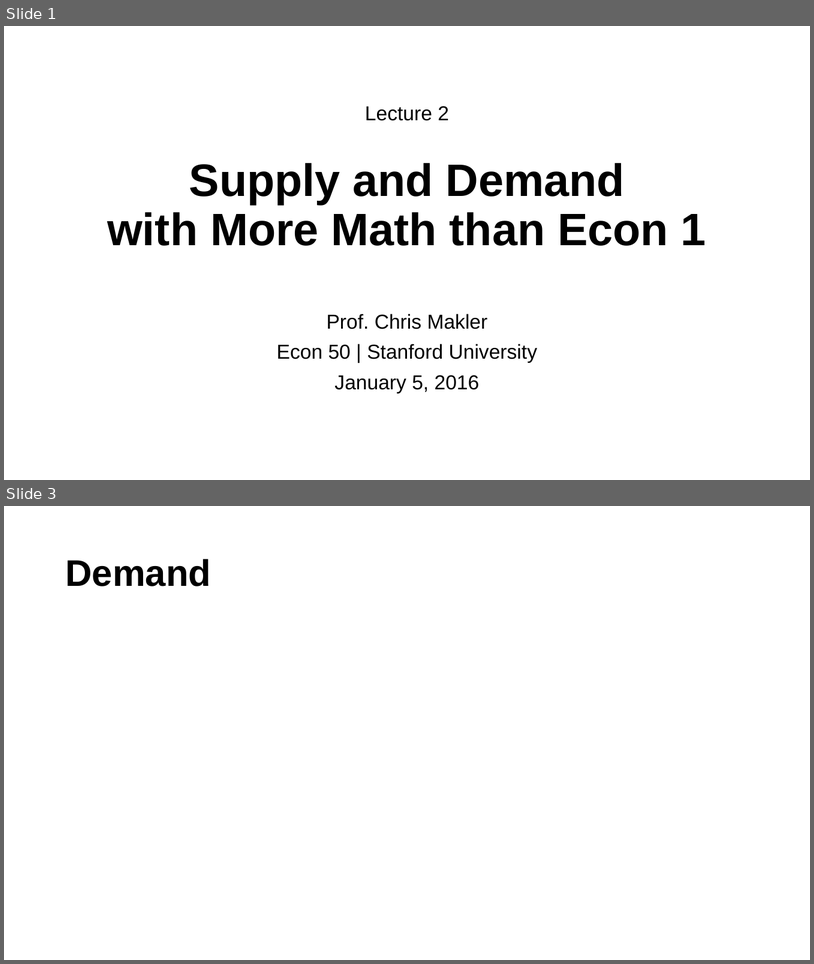
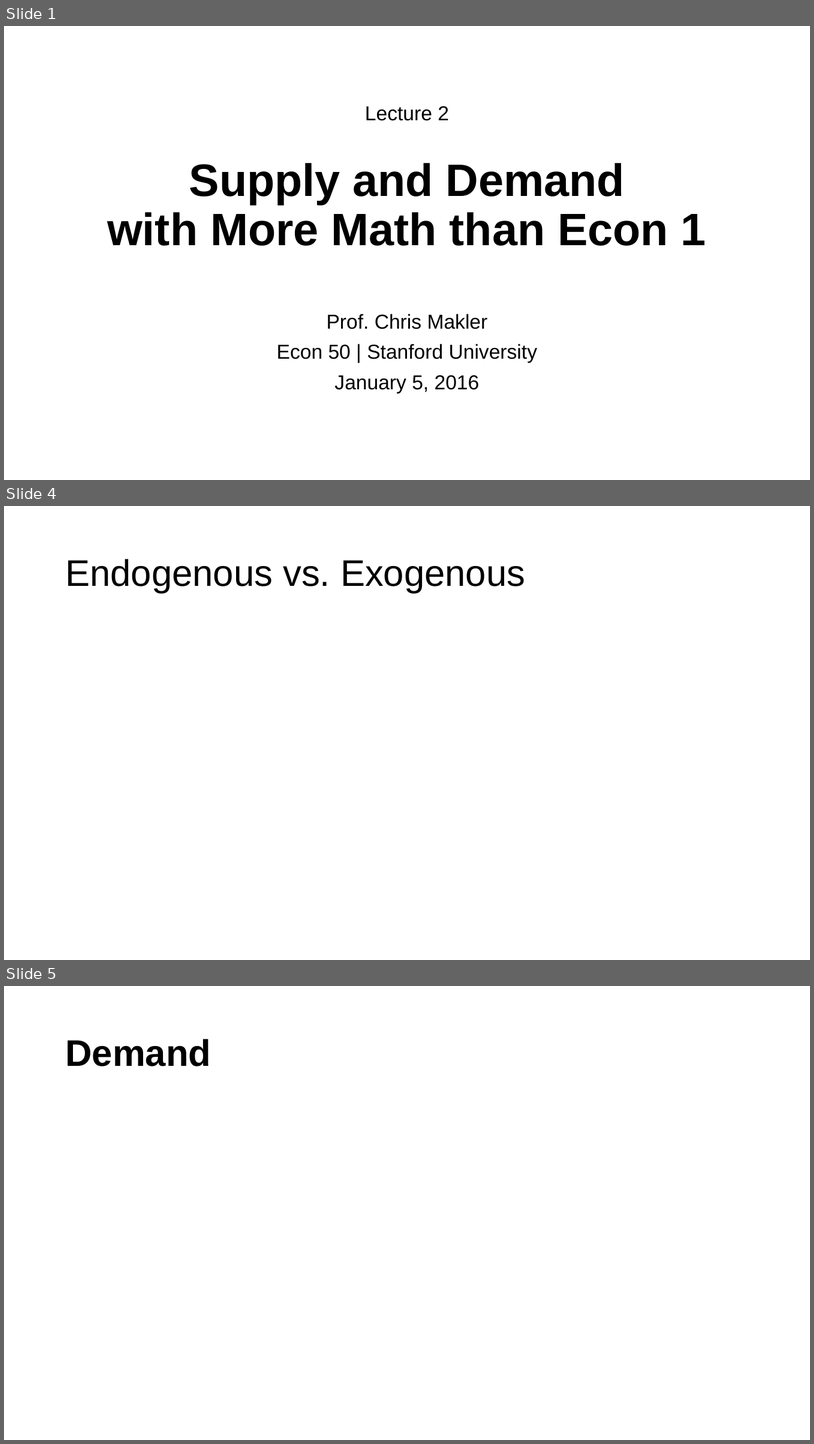
Before and after one commit to zllovesuki/econgraphs, a slide deck: templates/courses/stanford/W16-ECON-50/lecture2/lecture2.pptx. Shown one above the other, each under a label of ours: slides 1 and 3 before the commit, slides 1, 4 and 5 after it; the slides between them are not shown. The pictures are 814x964 and 814x1444 pixels, drawn with LibreOffice and Linux fonts; fonts in the diff are those of the drawing; grey boxes stand for pictures. Boxes give left, top, right and bottom in pixels: in the first picture for what was removed or moved away, otherwise in the second. Text is boxed around its words. In the diff, an @@ line names an element or a change of style, - is before the commit and + after.

```diff
--- a/templates/courses/stanford/W16-ECON-50/lecture2/lecture2.pptx
+++ b/templates/courses/stanford/W16-ECON-50/lecture2/lecture2.pptx
@@ slide 4 added at bbox=[4, 506, 810, 960], background #FFFFFF @@
@@ title added at bbox=[65, 559, 525, 593], 44 pt, text #000000 @@
+Endogenous vs. Exogenous
@@ what was slide 3 is now slide 5 @@
```
Also in this commit, not shown: 2 slides changed, 8 other slides added, 7 other files.
